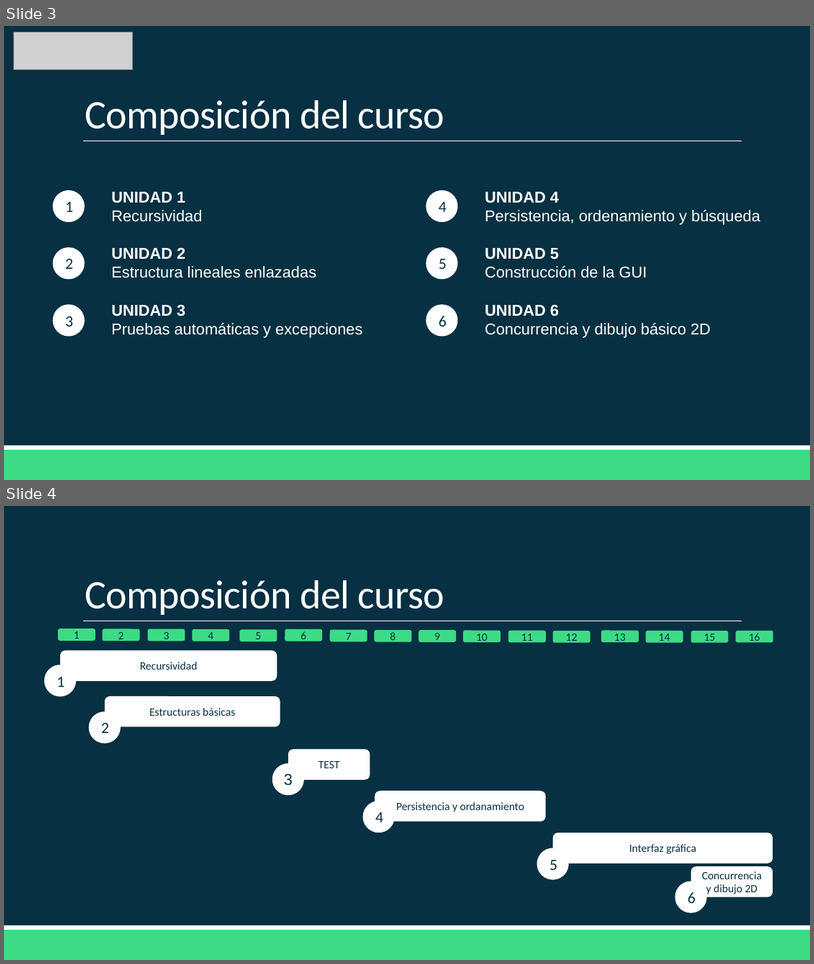
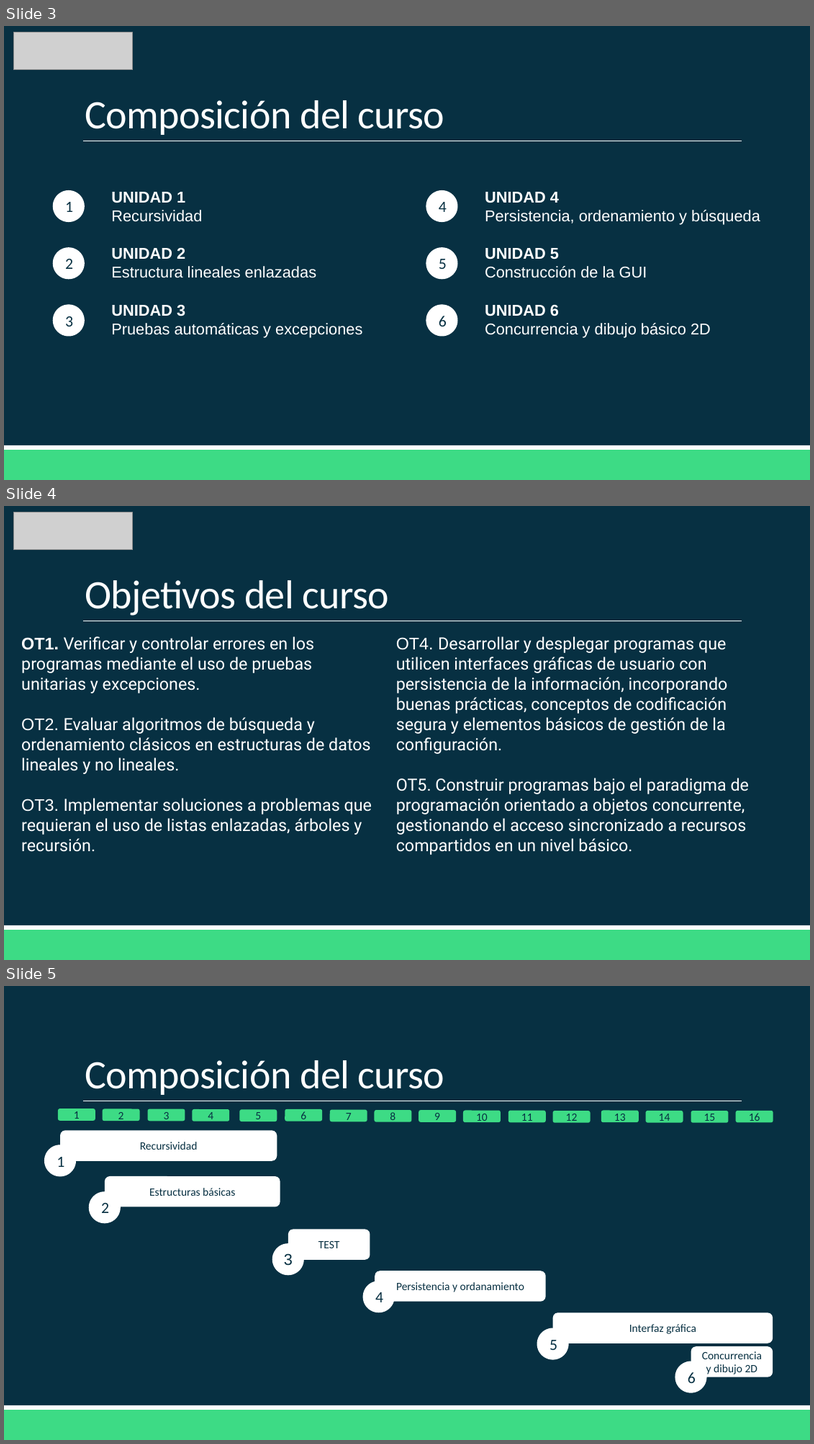
Before and after one commit to Santiago050704/APO2-231, a slide deck: Curso/Curso.pptx. Shown one above the other, each under a label of ours: slides 3 and 4 before the commit, slides 3, 4 and 5 after it. The pictures are 814x964 and 814x1444 pixels, drawn with LibreOffice and Linux fonts; fonts in the diff are those of the drawing; grey boxes stand for pictures. Boxes give left, top, right and bottom in pixels: in the first picture for what was removed or moved away, otherwise in the second. Text is boxed around its words. In the diff, an @@ line names an element or a change of style, - is before the commit and + after.

```diff
--- a/Curso/Curso.pptx
+++ b/Curso/Curso.pptx
@@ slide 4 added at box(4, 506, 810, 960), background #073042; not listed: 3 template elements that a slide beside it also shows @@
@@ picture added at box(13, 512, 133, 551) @@
@@ title added at box(85, 580, 390, 615), 36 pt, text #FFFFFF @@
+Objetivos del curso
@@ text added at box(21, 636, 372, 852), 15 pt, text #FFFFFF @@
+OT1. Verificar y controlar errores en los programas mediante el uso de pruebas unitarias y excepciones.
+OT2. Evaluar algoritmos de búsqueda y ordenamiento clásicos en estructuras de datos lineales y no lineales.
+OT3. Implementar soluciones a problemas que requieran el uso de listas enlazadas, árboles y recursión.
@@ text added at box(396, 636, 750, 854), 15 pt, text #FFFFFF @@
+OT4. Desarrollar y desplegar programas que utilicen interfaces gráficas de usuario con persistencia de la información, incorporando buenas prácticas, conceptos de codificación segura y elementos básicos de gestión de la configuración.
+OT5. Construir programas bajo el paradigma de programación orientado a objetos concurrente, gestionando el acceso sincronizado a recursos compartidos en un nivel básico.
@@ what was slide 4 is now slide 5 @@
```
Also in this commit, not shown: 1 slide changed, 2 other files.
